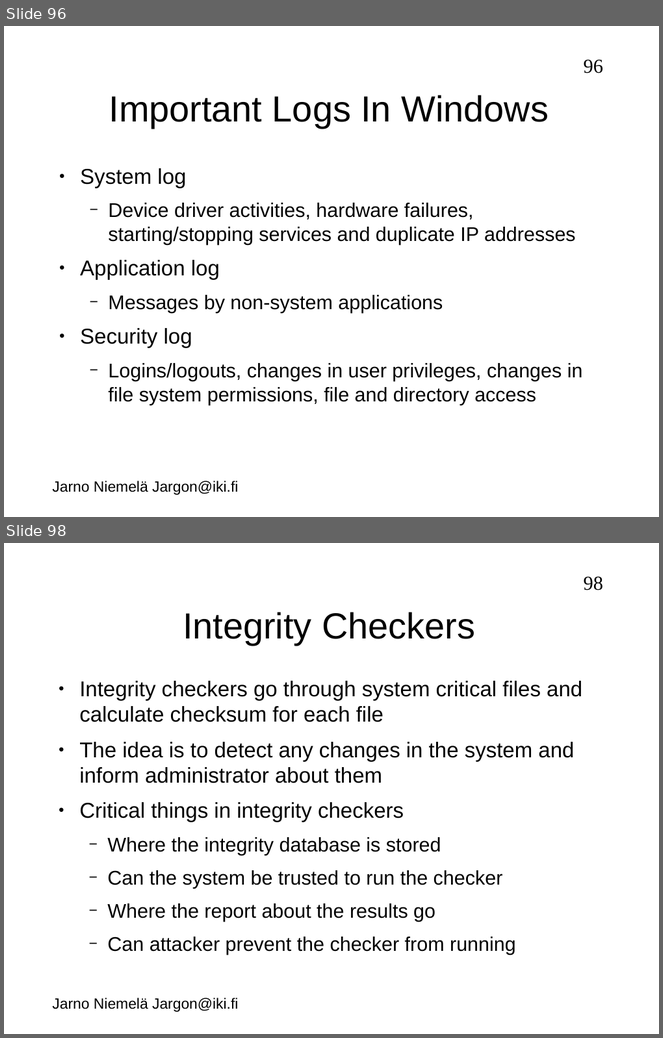
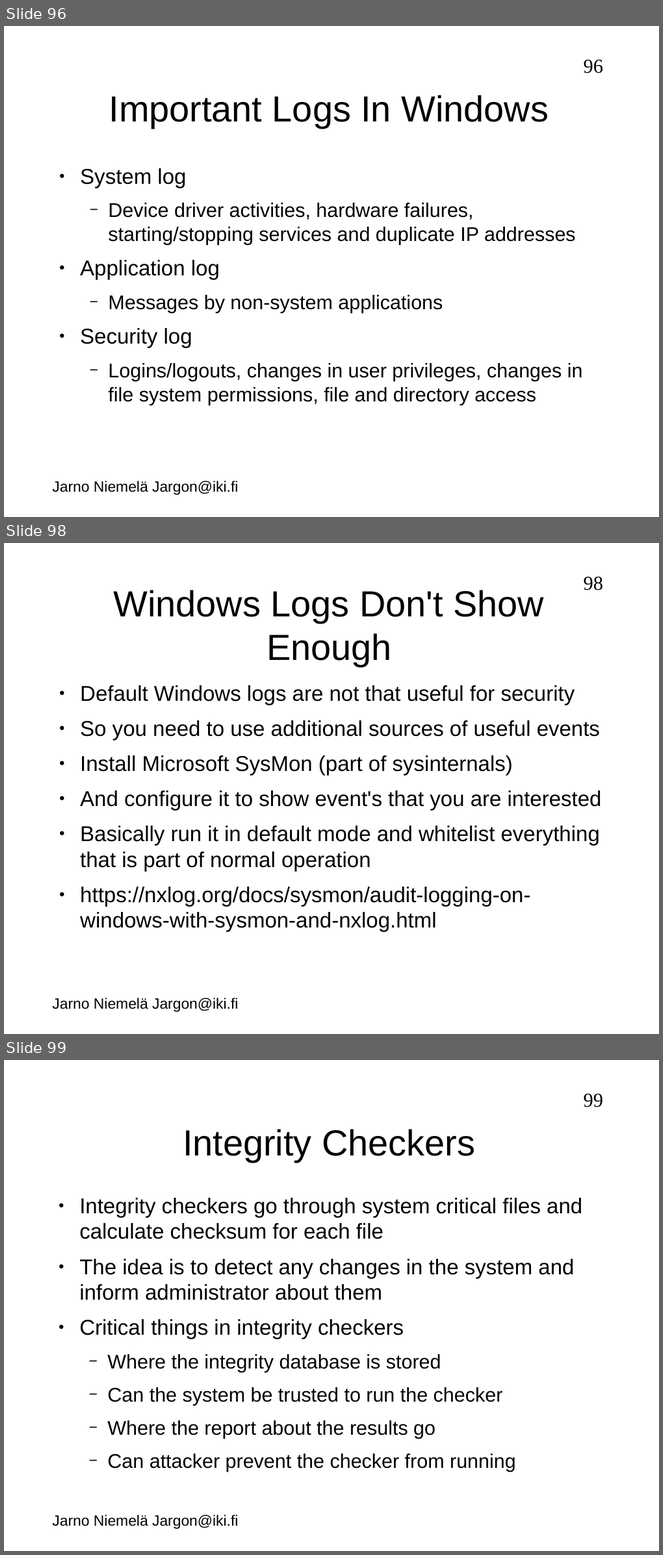
Before and after one commit to jarno-niemela/corporate_cyber_defence, a slide deck: Host security/Host security.odp. Shown one above the other, each under a label of ours: slides 96 and 98 before the commit, slides 96, 98 and 99 after it; the slides between them are not shown. The pictures are 663x1038 and 663x1555 pixels, drawn with LibreOffice and Linux fonts; fonts in the diff are those of the drawing; background and template pictures are left out. Boxes give left, top, right and bottom in pixels: in the first picture for what was removed or moved away, otherwise in the second. Text is boxed around its words. In the diff, an @@ line names an element or a change of style, - is before the commit and + after.

```diff
--- a/Host security/Host security.odp
+++ b/Host security/Host security.odp
@@ slide 98 added at (4,543,659,1034), background #FFFFFF; not listed: 2 template elements that a slide beside it also shows @@
@@ title added at (114,590,544,667), 44 pt, text #000000 @@
+Windows Logs Don't Show Enough
@@ text added at (80,685,602,932), 26 pt, text #000000 @@
+● Default Windows logs are not that useful for security
+● So you need to use additional sources of useful events
+● Install Microsoft SysMon (part of sysinternals)
+● And configure it to show event's that you are interested
+● Basically run it in default mode and whitelist everything that is part of normal operation
+● https://nxlog.org/docs/sysmon/audit-logging-on-windows-with-sysmon-and-nxlog.html
@@ what was slide 98 is now slide 99 @@
@@ page number at (584,1094,603,1107): text changed @@
-98
+99
```
Also in this commit, not shown: 4 slides changed, 3 other slides added, 3 slides removed.
